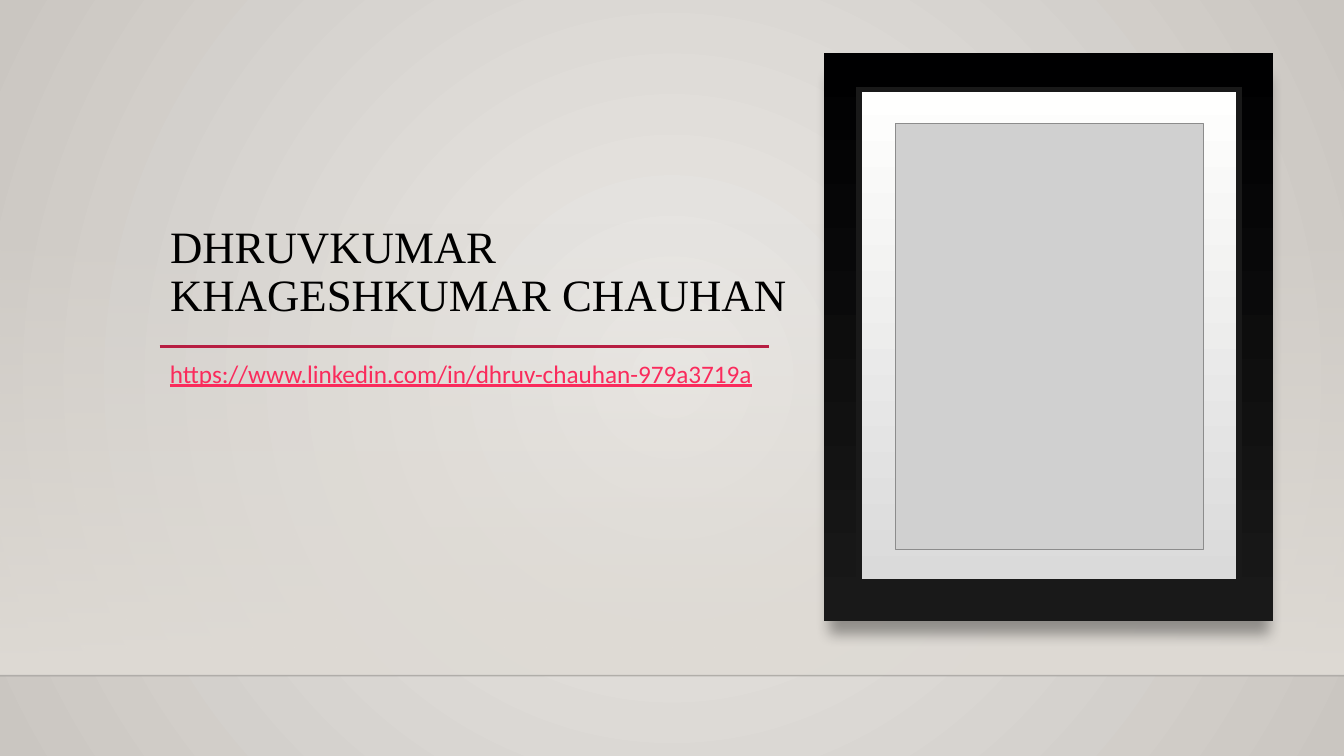
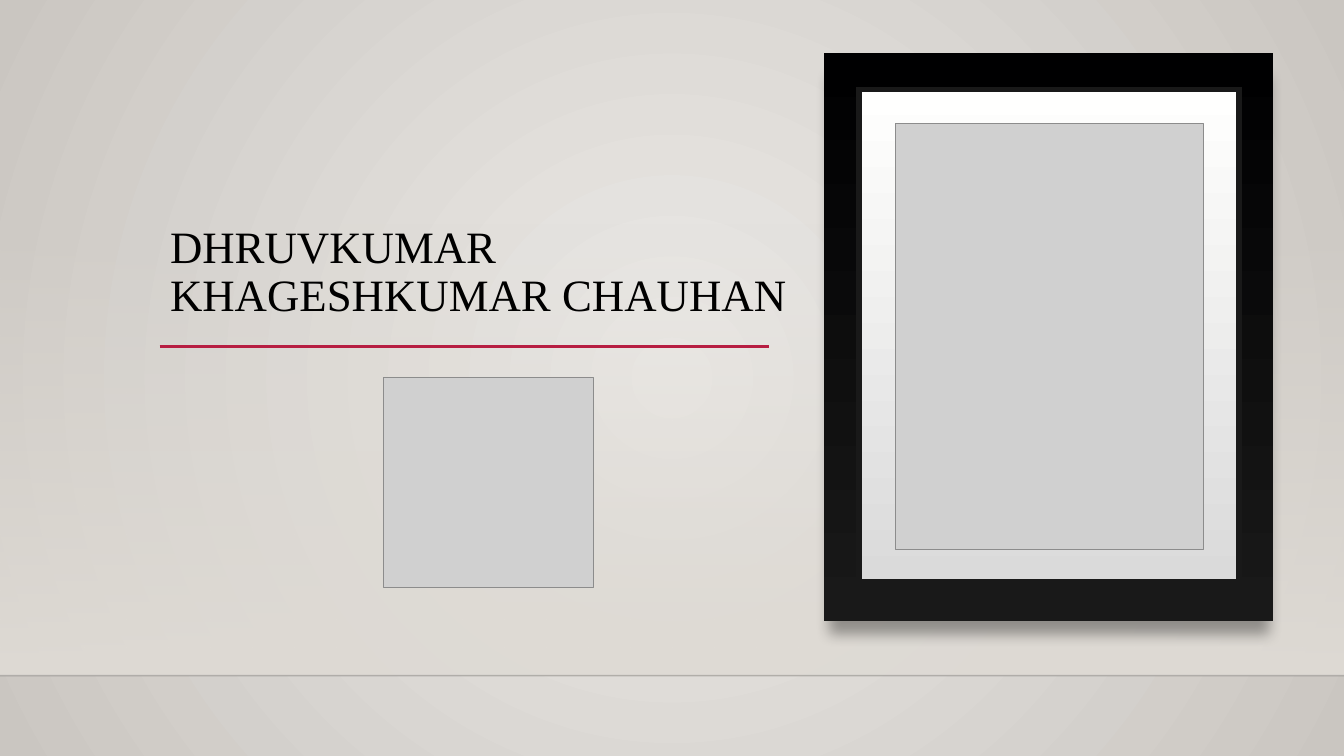
Before and after one commit to rajgabani/DAB-103-006-001, a slide deck: slide 4 of Project.pptx. Drawn at 1344x756 pixels with LibreOffice and Linux fonts; fonts in the diff are those of the drawing; grey boxes stand for pictures; background and template pictures are left out. Boxes give left, top, right and bottom in pixels: in the first picture for what was removed or moved away, otherwise in the second. Text is boxed around its words. In the diff, an @@ line names an element or a change of style, - is before the commit and + after.

```diff
--- a/Project.pptx
+++ b/Project.pptx
@@ text removed at box(170, 365, 752, 387) @@
-https://www.linkedin.com/in/dhruv-chauhan-979a3719a
@@ picture added at box(383, 378, 593, 588) @@
```
Also in this commit, not shown: 18 other slides changed, 4 slides added, 38 slides removed, 2 other files.
